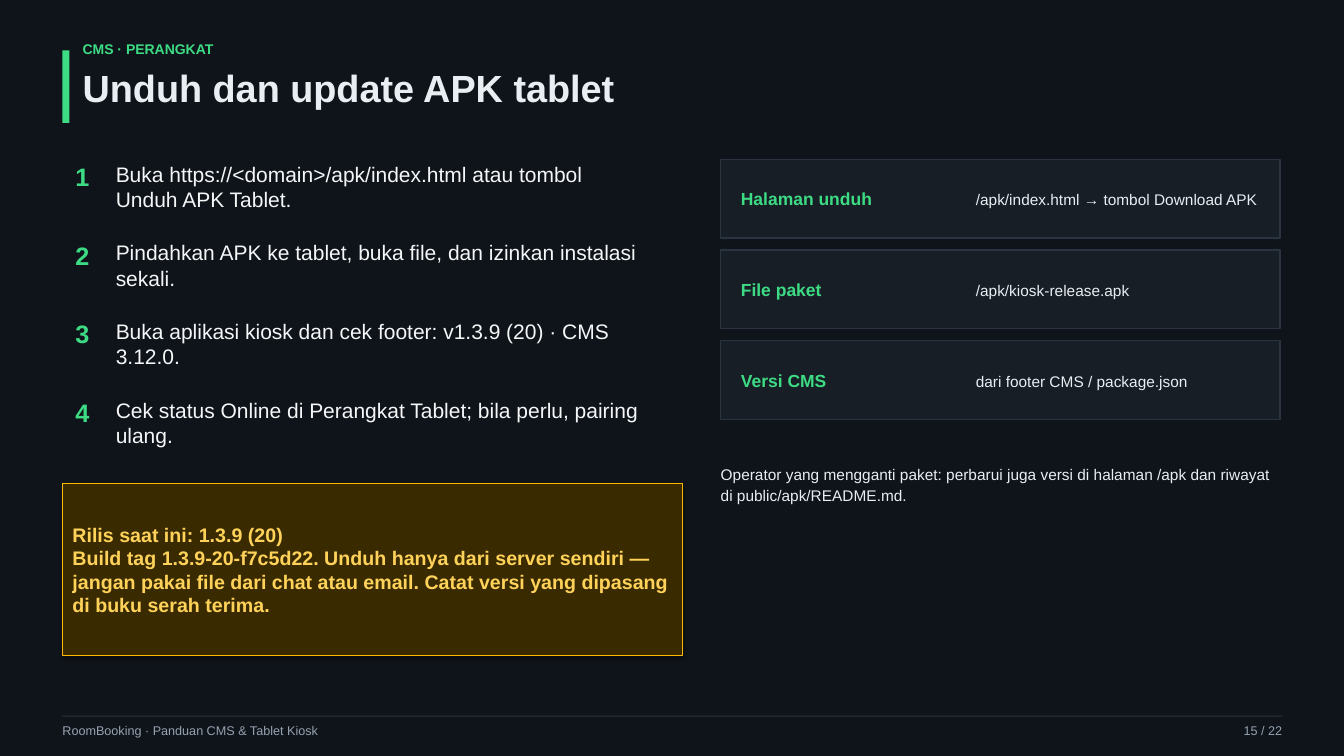
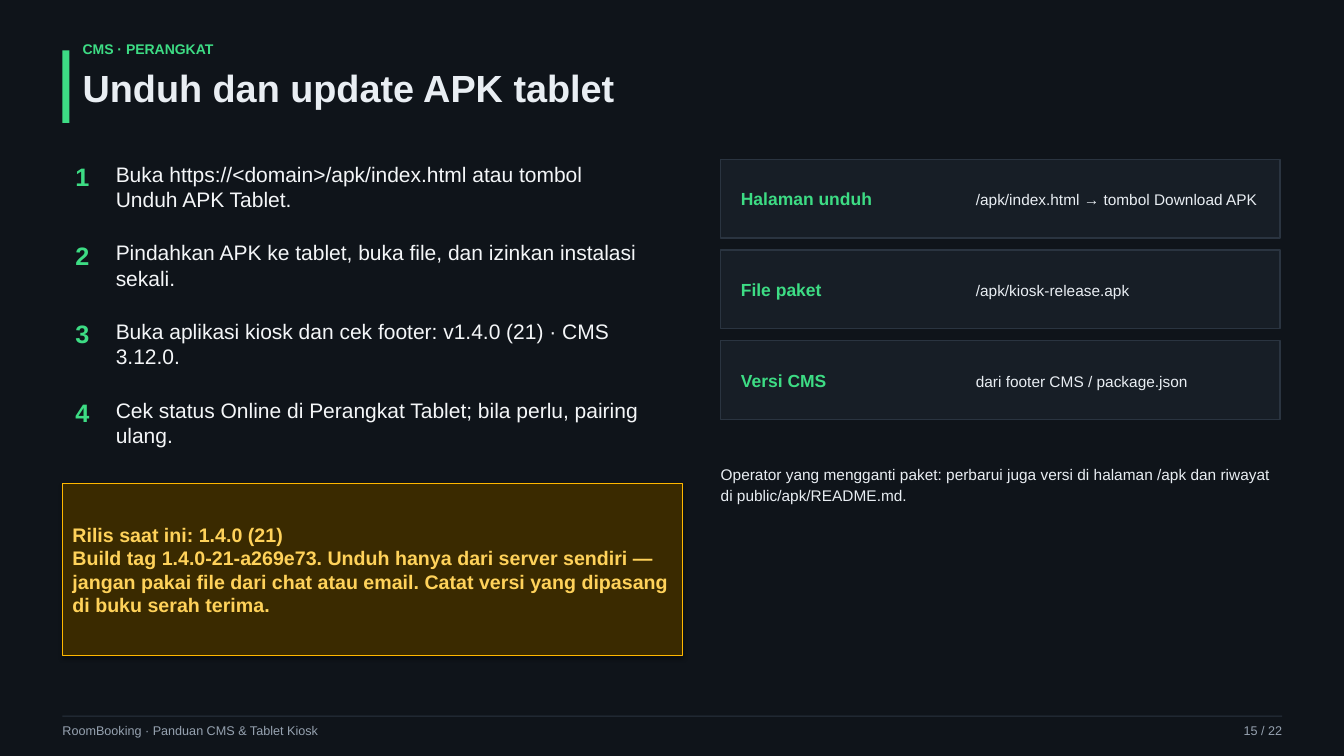
Before and after one commit to goodmeow/app_booking, a slide deck: slide 15 of docs/training/RoomBooking-Panduan-CMS-Tablet.pptx. Drawn at 1344x756 pixels with LibreOffice and Linux fonts; fonts in the diff are those of the drawing. Boxes give left, top, right and bottom in pixels: in the first picture for what was removed or moved away, otherwise in the second. Text is boxed around its words. In the diff, an @@ line names an element or a change of style, - is before the commit and + after.

Commit message:
feat(kiosk): publish semi-auto APK update manifest

```diff
--- a/docs/training/RoomBooking-Panduan-CMS-Tablet.pptx
+++ b/docs/training/RoomBooking-Panduan-CMS-Tablet.pptx
@@ text at (116,323,609,364): text changed @@
-Buka aplikasi kiosk dan cek footer: v1.3.9 (20) · CMS 3.12.0.
+Buka aplikasi kiosk dan cek footer: v1.4.0 (21) · CMS 3.12.0.
@@ text in rectangle at (72,527,668,612): text changed @@
-Rilis saat ini: 1.3.9 (20)
-Build tag 1.3.9-20-f7c5d22. Unduh hanya dari server sendiri — jangan pakai file dari chat atau email. Catat versi yang dipasang di buku serah terima.
+Rilis saat ini: 1.4.0 (21)
+Build tag 1.4.0-21-a269e73. Unduh hanya dari server sendiri — jangan pakai file dari chat atau email. Catat versi yang dipasang di buku serah terima.
```
Also in this commit, not shown: 2 other slides changed, 14 other files.
